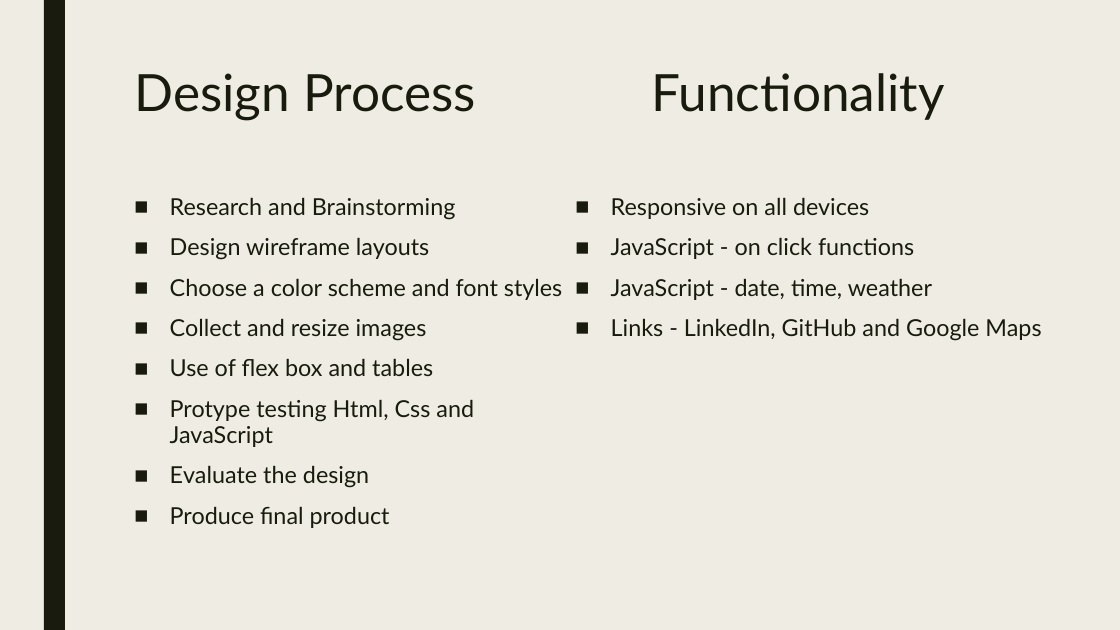
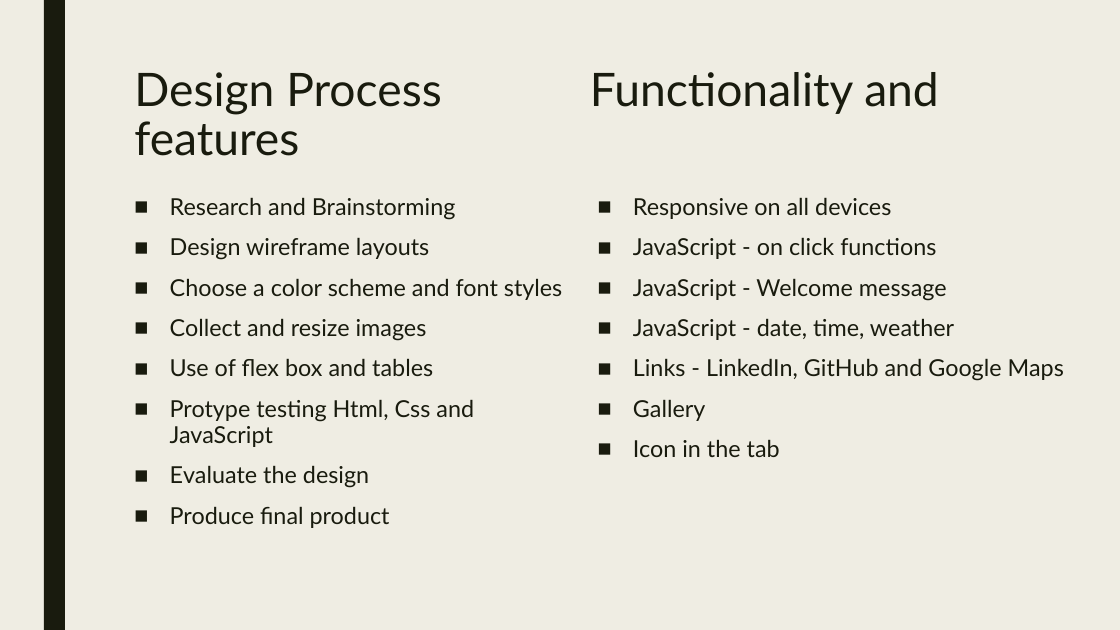
Before and after one commit to adam22gary/adam22gary.github.io, a slide deck: slide 2 of ppt/presentation.pptx. Drawn at 1120x630 pixels with LibreOffice and Linux fonts; fonts in the diff are those of the drawing. Boxes give left, top, right and bottom in pixels: in the first picture for what was removed or moved away, otherwise in the second. Text is boxed around its words. In the diff, an @@ line names an element or a change of style, - is before the commit and + after.

```diff
--- a/ppt/presentation.pptx
+++ b/ppt/presentation.pptx
@@ title at (x1=134, y1=72, x2=939, y2=115): text changed; size 44 to 39.6 pt @@
-Design Process Functionality
+Design Process Functionality and features
@@ text "Responsive on all devices" moved from (x1=611, y1=197, x2=1041, y2=341) to (x1=633, y1=197, x2=1064, y2=457) @@
@@ text at (x1=633, y1=278, x2=947, y2=301): paragraph added @@
+■ JavaScript - Welcome message
@@ text at (x1=633, y1=399, x2=780, y2=457): paragraphs added @@
+■ Gallery
+■ Icon in the tab
```
Also in this commit, not shown: 1 other slide changed, 1 slide added, 2 other files.
